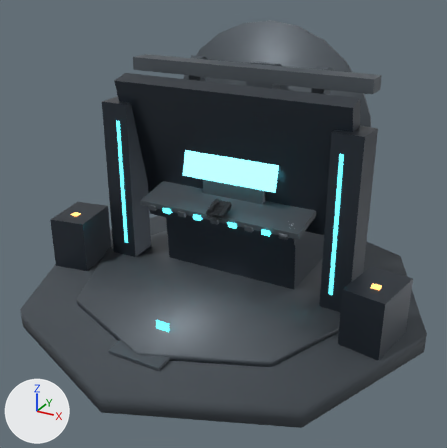
Renders of the glTF model docs/blender/exports/quest_base_scene_v1.glb from each side of a commit.
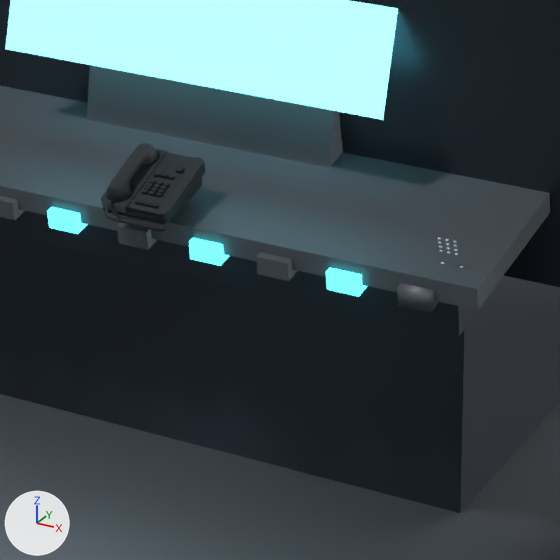
There are two pictures of each version: one whole from a 50 mm camera at (3.38, -4.76, 3.9) aimed at (0.08, 1.25, 0.89), one close up on the part from 41% to 71% of the width and 36% to 67% of the height. Lighting does not change. The marker at lower left points along +X, +Y and +Z. The first two pictures are the older version. Where no turn or scale is listed for an object, it has been applied to the vertices.

Names of what the first close-up shows: 'ConsoleLip', 'ConsoleShelf', 'InnerPlatform', 'MainPanelFrame', 'MainPanelScreen', 'MainPedestal', 'PedestalNeck', 'QuestPhoneModel', 'StatusNib_05', 'StatusNib_07', 'StatusNib_08', 'StatusNib_09' and 3 more.
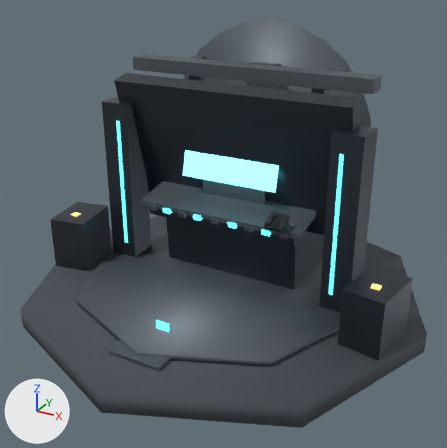
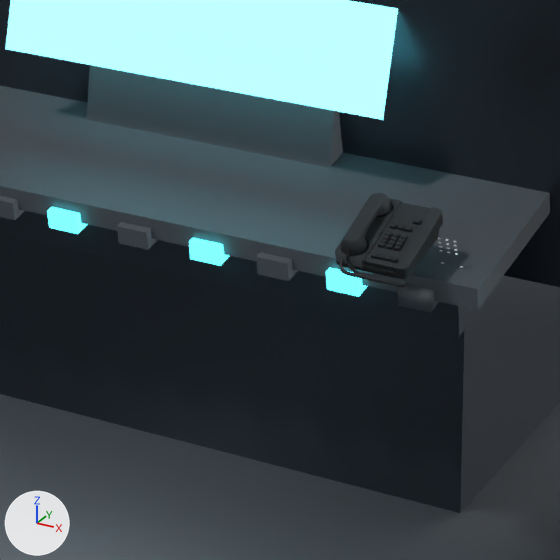
Changed parts and their boxes [x1, y1, x2, y2] in the close-ups (560 x 560 px):
'QuestPhoneModel', moved: before [101, 143, 206, 231]; after [335, 193, 443, 287]

Edits to the bpy script that builds the scene:
```text
Change ob_questphonemodel:
    ob_questphonemodel.location: (0.053, 1.195, 1.059) -> (0.83, 1.135, 1.079)
```
